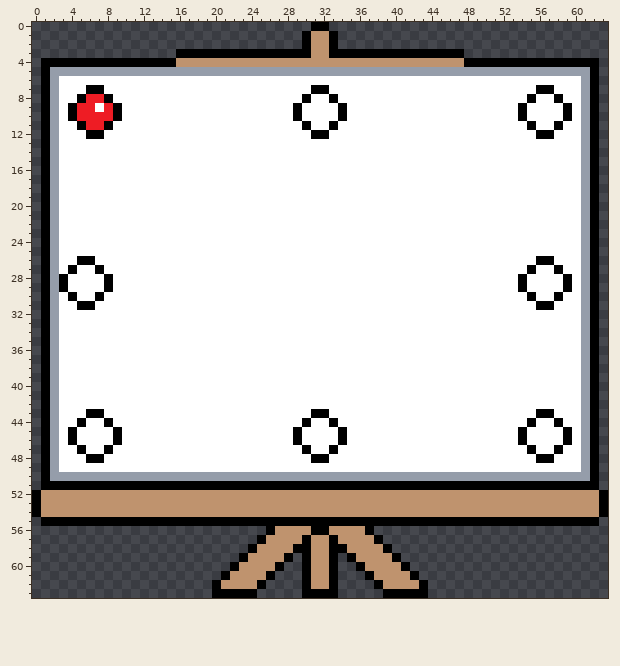
Two states of a pixel-art sprite, PaletteSwapper2/sprites/spr_savecanvas/19d9fa1a-d317-416c-9340-0ecc980f8dad.png. Above is the file before it was changed.
The file is 64x64 pixels.
The same view after the edit:
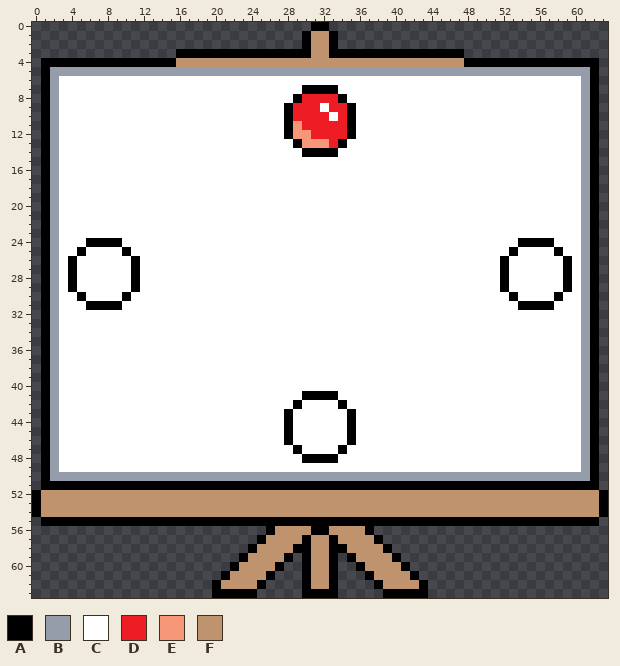
Palette (. is transparent): A #000000  B #959daa  C #ffffff  D #ee1c24  E #f79779  F #bf936e
Edits made:
@@ x 0..63 @@
  6 .ABCCCCCCCCCCCCCCCCCCCCCCCCCCCCCCCCCCCCCCCCCCCCCCCCCCCCCCCCCCBA.
- 7 .ABCCCAACCCCCCCCCCCCCCCCCCCCCCCAACCCCCCCCCCCCCCCCCCCCCCCAACCCBA.
- 8 .ABCCADDACCCCCCCCCCCCCCCCCCCCCACCACCCCCCCCCCCCCCCCCCCCCACCACCBA.
- 9 .ABCADDCDACCCCCCCCCCCCCCCCCCCACCCCACCCCCCCCCCCCCCCCCCCACCCCACBA.
-10 .ABCADDDDACCCCCCCCCCCCCCCCCCCACCCCACCCCCCCCCCCCCCCCCCCACCCCACBA.
-11 .ABCCADDACCCCCCCCCCCCCCCCCCCCCACCACCCCCCCCCCCCCCCCCCCCCACCACCBA.
-12 .ABCCCAACCCCCCCCCCCCCCCCCCCCCCCAACCCCCCCCCCCCCCCCCCCCCCCAACCCBA.
-13 .ABCCCCCCCCCCCCCCCCCCCCCCCCCCCCCCCCCCCCCCCCCCCCCCCCCCCCCCCCCCBA.
-14 .ABCCCCCCCCCCCCCCCCCCCCCCCCCCCCCCCCCCCCCCCCCCCCCCCCCCCCCCCCCCBA.
+ 7 .ABCCCCCCCCCCCCCCCCCCCCCCCCCCCAAAACCCCCCCCCCCCCCCCCCCCCCCCCCCBA.
+ 8 .ABCCCCCCCCCCCCCCCCCCCCCCCCCCADDDDACCCCCCCCCCCCCCCCCCCCCCCCCCBA.
+ 9 .ABCCCCCCCCCCCCCCCCCCCCCCCCCADDDCDDACCCCCCCCCCCCCCCCCCCCCCCCCBA.
+10 .ABCCCCCCCCCCCCCCCCCCCCCCCCCADDDDCDACCCCCCCCCCCCCCCCCCCCCCCCCBA.
+11 .ABCCCCCCCCCCCCCCCCCCCCCCCCCAEDDDDDACCCCCCCCCCCCCCCCCCCCCCCCCBA.
+12 .ABCCCCCCCCCCCCCCCCCCCCCCCCCAEEDDDDACCCCCCCCCCCCCCCCCCCCCCCCCBA.
+13 .ABCCCCCCCCCCCCCCCCCCCCCCCCCCAEEEDACCCCCCCCCCCCCCCCCCCCCCCCCCBA.
+14 .ABCCCCCCCCCCCCCCCCCCCCCCCCCCCAAAACCCCCCCCCCCCCCCCCCCCCCCCCCCBA.
 15 .ABCCCCCCCCCCCCCCCCCCCCCCCCCCCCCCCCCCCCCCCCCCCCCCCCCCCCCCCCCCBA.
@@ x 0..63 @@
 23 .ABCCCCCCCCCCCCCCCCCCCCCCCCCCCCCCCCCCCCCCCCCCCCCCCCCCCCCCCCCCBA.
-24 .ABCCCCCCCCCCCCCCCCCCCCCCCCCCCCCCCCCCCCCCCCCCCCCCCCCCCCCCCCCCBA.
-25 .ABCCCCCCCCCCCCCCCCCCCCCCCCCCCCCCCCCCCCCCCCCCCCCCCCCCCCCCCCCCBA.
-26 .ABCCAACCCCCCCCCCCCCCCCCCCCCCCCCCCCCCCCCCCCCCCCCCCCCCCCCAACCCBA.
-27 .ABCACCACCCCCCCCCCCCCCCCCCCCCCCCCCCCCCCCCCCCCCCCCCCCCCCACCACCBA.
-28 .ABACCCCACCCCCCCCCCCCCCCCCCCCCCCCCCCCCCCCCCCCCCCCCCCCCACCCCACBA.
-29 .ABACCCCACCCCCCCCCCCCCCCCCCCCCCCCCCCCCCCCCCCCCCCCCCCCCACCCCACBA.
-30 .ABCACCACCCCCCCCCCCCCCCCCCCCCCCCCCCCCCCCCCCCCCCCCCCCCCCACCACCBA.
-31 .ABCCAACCCCCCCCCCCCCCCCCCCCCCCCCCCCCCCCCCCCCCCCCCCCCCCCCAACCCBA.
+24 .ABCCCAAAACCCCCCCCCCCCCCCCCCCCCCCCCCCCCCCCCCCCCCCCCCCCAAAACCCBA.
+25 .ABCCACCCCACCCCCCCCCCCCCCCCCCCCCCCCCCCCCCCCCCCCCCCCCCACCCCACCBA.
+26 .ABCACCCCCCACCCCCCCCCCCCCCCCCCCCCCCCCCCCCCCCCCCCCCCCACCCCCCACBA.
+27 .ABCACCCCCCACCCCCCCCCCCCCCCCCCCCCCCCCCCCCCCCCCCCCCCCACCCCCCACBA.
+28 .ABCACCCCCCACCCCCCCCCCCCCCCCCCCCCCCCCCCCCCCCCCCCCCCCACCCCCCACBA.
+29 .ABCACCCCCCACCCCCCCCCCCCCCCCCCCCCCCCCCCCCCCCCCCCCCCCACCCCCCACBA.
+30 .ABCCACCCCACCCCCCCCCCCCCCCCCCCCCCCCCCCCCCCCCCCCCCCCCCACCCCACCBA.
+31 .ABCCCAAAACCCCCCCCCCCCCCCCCCCCCCCCCCCCCCCCCCCCCCCCCCCCAAAACCCBA.
 32 .ABCCCCCCCCCCCCCCCCCCCCCCCCCCCCCCCCCCCCCCCCCCCCCCCCCCCCCCCCCCBA.
@@ x 0..63 @@
 40 .ABCCCCCCCCCCCCCCCCCCCCCCCCCCCCCCCCCCCCCCCCCCCCCCCCCCCCCCCCCCBA.
-41 .ABCCCCCCCCCCCCCCCCCCCCCCCCCCCCCCCCCCCCCCCCCCCCCCCCCCCCCCCCCCBA.
-42 .ABCCCCCCCCCCCCCCCCCCCCCCCCCCCCCCCCCCCCCCCCCCCCCCCCCCCCCCCCCCBA.
-43 .ABCCCAACCCCCCCCCCCCCCCCCCCCCCCAACCCCCCCCCCCCCCCCCCCCCCCAACCCBA.
-44 .ABCCACCACCCCCCCCCCCCCCCCCCCCCACCACCCCCCCCCCCCCCCCCCCCCACCACCBA.
-45 .ABCACCCCACCCCCCCCCCCCCCCCCCCACCCCACCCCCCCCCCCCCCCCCCCACCCCACBA.
-46 .ABCACCCCACCCCCCCCCCCCCCCCCCCACCCCACCCCCCCCCCCCCCCCCCCACCCCACBA.
-47 .ABCCACCACCCCCCCCCCCCCCCCCCCCCACCACCCCCCCCCCCCCCCCCCCCCACCACCBA.
-48 .ABCCCAACCCCCCCCCCCCCCCCCCCCCCCAACCCCCCCCCCCCCCCCCCCCCCCAACCCBA.
+41 .ABCCCCCCCCCCCCCCCCCCCCCCCCCCCAAAACCCCCCCCCCCCCCCCCCCCCCCCCCCBA.
+42 .ABCCCCCCCCCCCCCCCCCCCCCCCCCCACCCCACCCCCCCCCCCCCCCCCCCCCCCCCCBA.
+43 .ABCCCCCCCCCCCCCCCCCCCCCCCCCACCCCCCACCCCCCCCCCCCCCCCCCCCCCCCCBA.
+44 .ABCCCCCCCCCCCCCCCCCCCCCCCCCACCCCCCACCCCCCCCCCCCCCCCCCCCCCCCCBA.
+45 .ABCCCCCCCCCCCCCCCCCCCCCCCCCACCCCCCACCCCCCCCCCCCCCCCCCCCCCCCCBA.
+46 .ABCCCCCCCCCCCCCCCCCCCCCCCCCACCCCCCACCCCCCCCCCCCCCCCCCCCCCCCCBA.
+47 .ABCCCCCCCCCCCCCCCCCCCCCCCCCCACCCCACCCCCCCCCCCCCCCCCCCCCCCCCCBA.
+48 .ABCCCCCCCCCCCCCCCCCCCCCCCCCCCAAAACCCCCCCCCCCCCCCCCCCCCCCCCCCBA.
 49 .ABCCCCCCCCCCCCCCCCCCCCCCCCCCCCCCCCCCCCCCCCCCCCCCCCCCCCCCCCCCBA.
